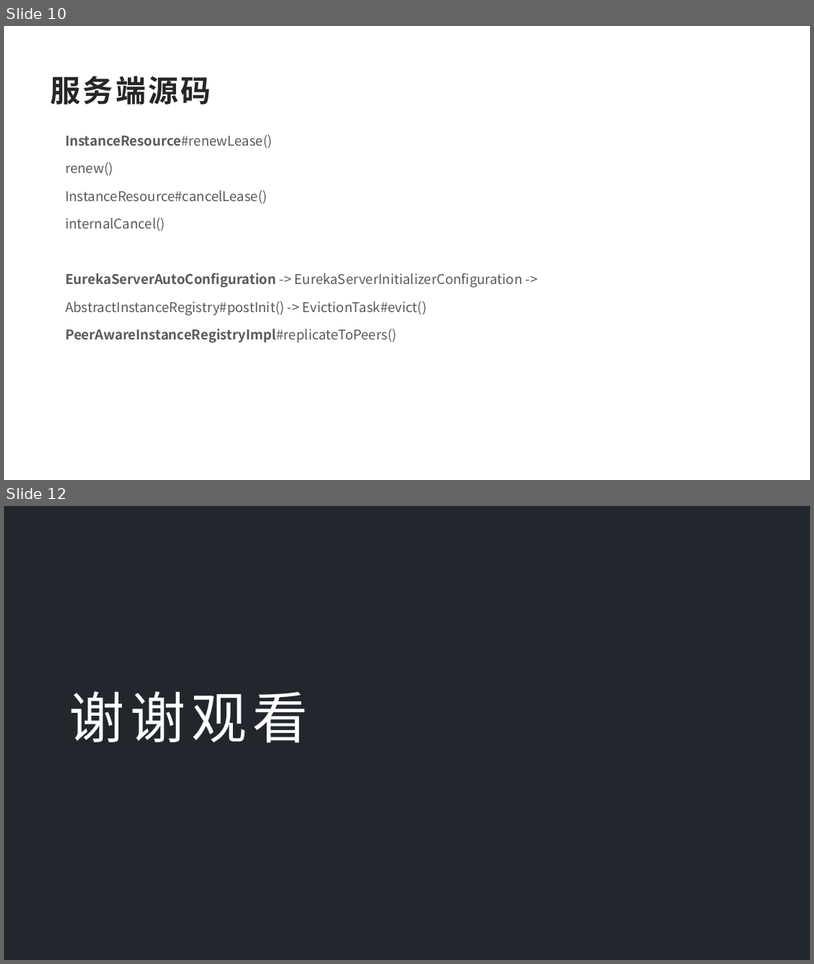
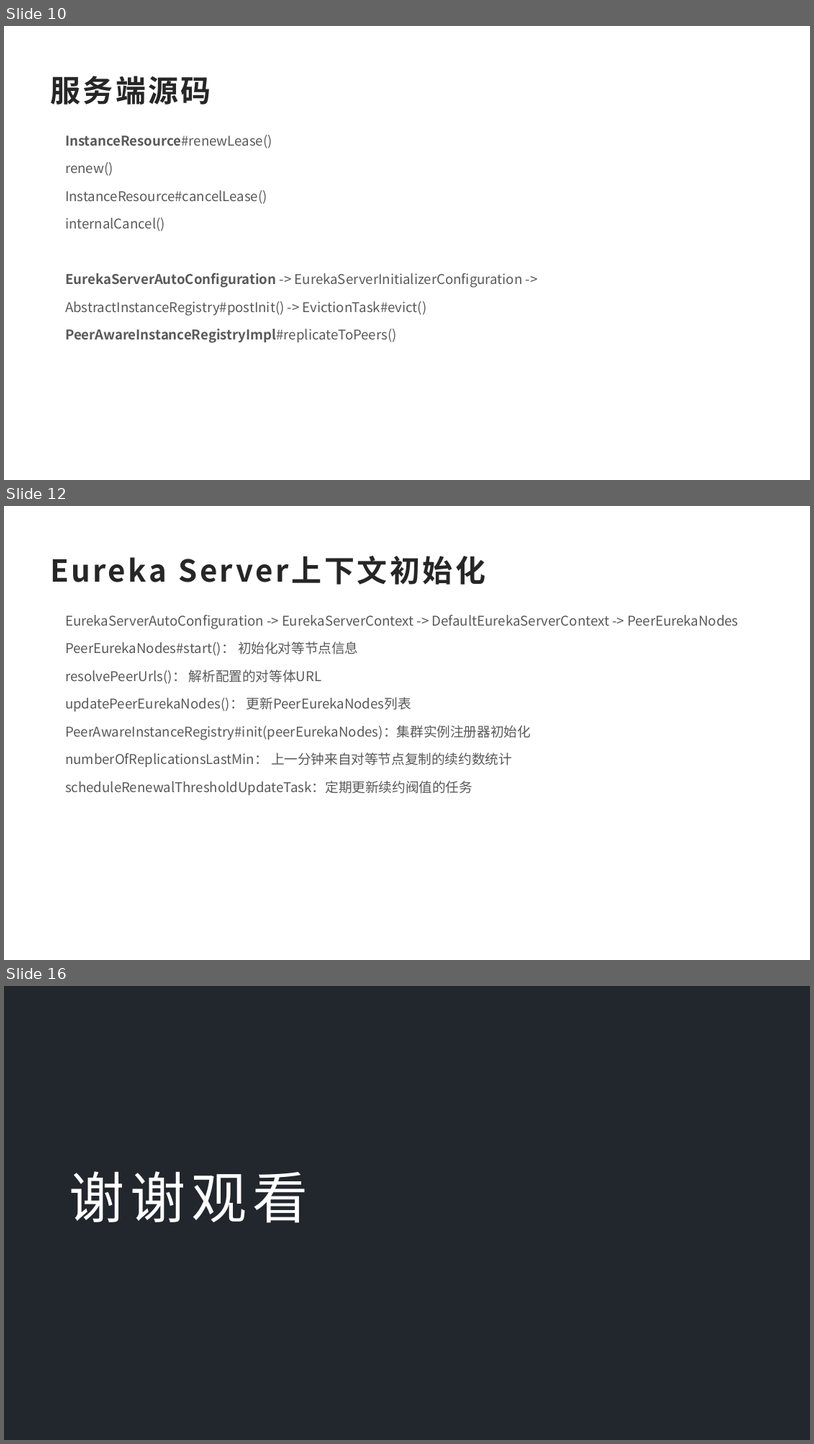
Before and after one commit to dylan7168/springcloud, a slide deck: document/SpringCloud融会贯通/01-Eureka源码解析.pptx. Shown one above the other, each under a label of ours: slides 10 and 12 before the commit, slides 10, 12 and 16 after it; the slides between them are not shown. The pictures are 814x964 and 814x1444 pixels, drawn with LibreOffice and Linux fonts; fonts in the diff are those of the drawing; background and template pictures are left out. Boxes give left, top, right and bottom in pixels: in the first picture for what was removed or moved away, otherwise in the second. Text is boxed around its words. In the diff, an @@ line names an element or a change of style, - is before the commit and + after.

```diff
--- a/document/SpringCloud融会贯通/01-Eureka源码解析.pptx
+++ b/document/SpringCloud融会贯通/01-Eureka源码解析.pptx
@@ slide 12 added at box(4, 506, 810, 960), background #FFFFFF @@
@@ text added at box(50, 556, 486, 584), 36 pt, text #262626, bold @@
+Eureka Server上下文初始化
@@ text added at box(65, 615, 739, 795), 16 pt, text #595959 @@
+EurekaServerAutoConfiguration -> EurekaServerContext -> DefaultEurekaServerContext -> PeerEurekaNodes
+PeerEurekaNodes#start()： 初始化对等节点信息
+resolvePeerUrls()： 解析配置的对等体URL
+updatePeerEurekaNodes()： 更新PeerEurekaNodes列表
+PeerAwareInstanceRegistry#init(peerEurekaNodes)：集群实例注册器初始化
+numberOfReplicationsLastMin： 上一分钟来自对等节点复制的续约数统计
+scheduleRenewalThresholdUpdateTask：定期更新续约阀值的任务
@@ what was slide 12 is now slide 16 @@
```
Also in this commit, not shown: 1 slide changed, 3 other slides added.
